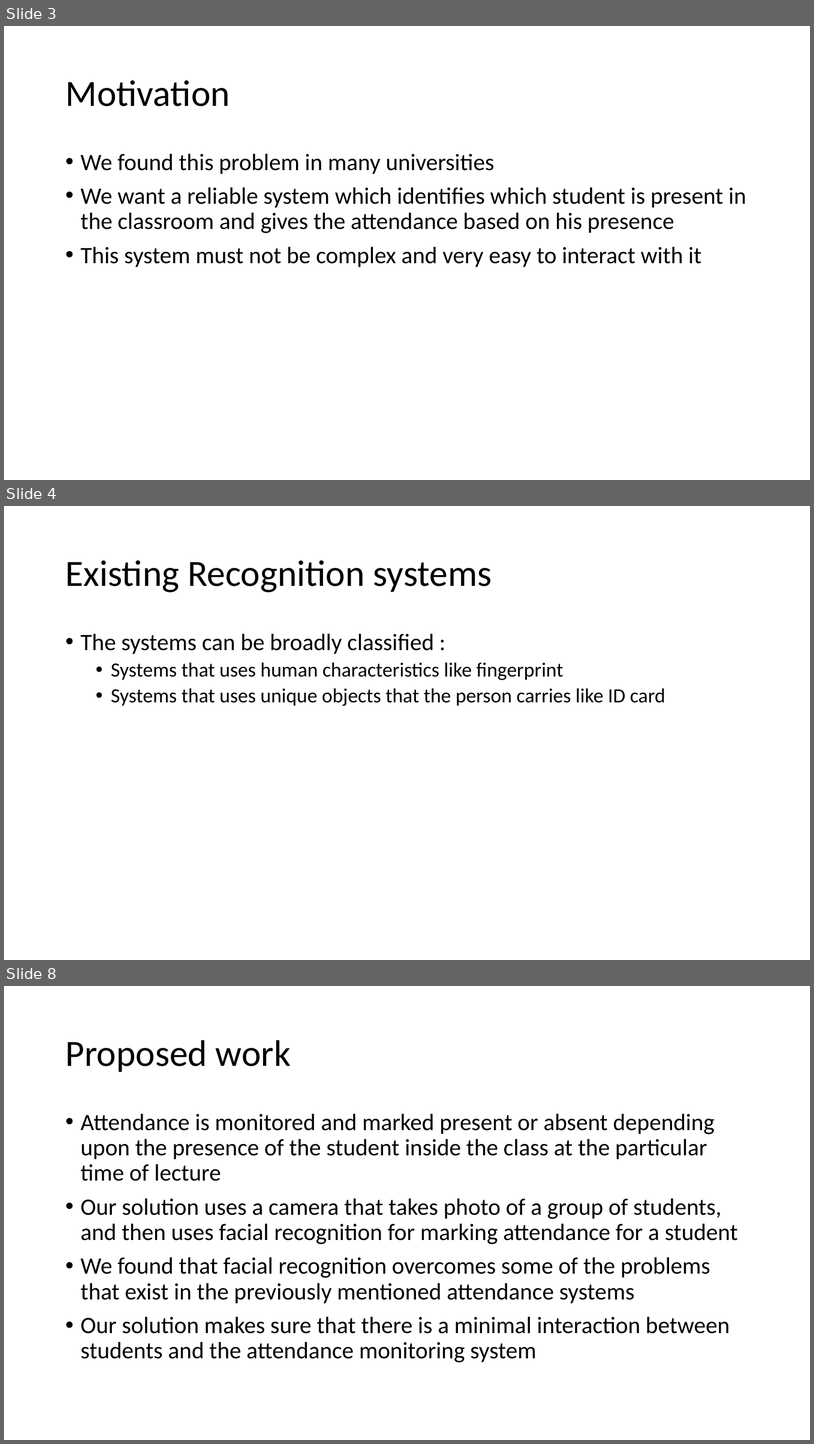
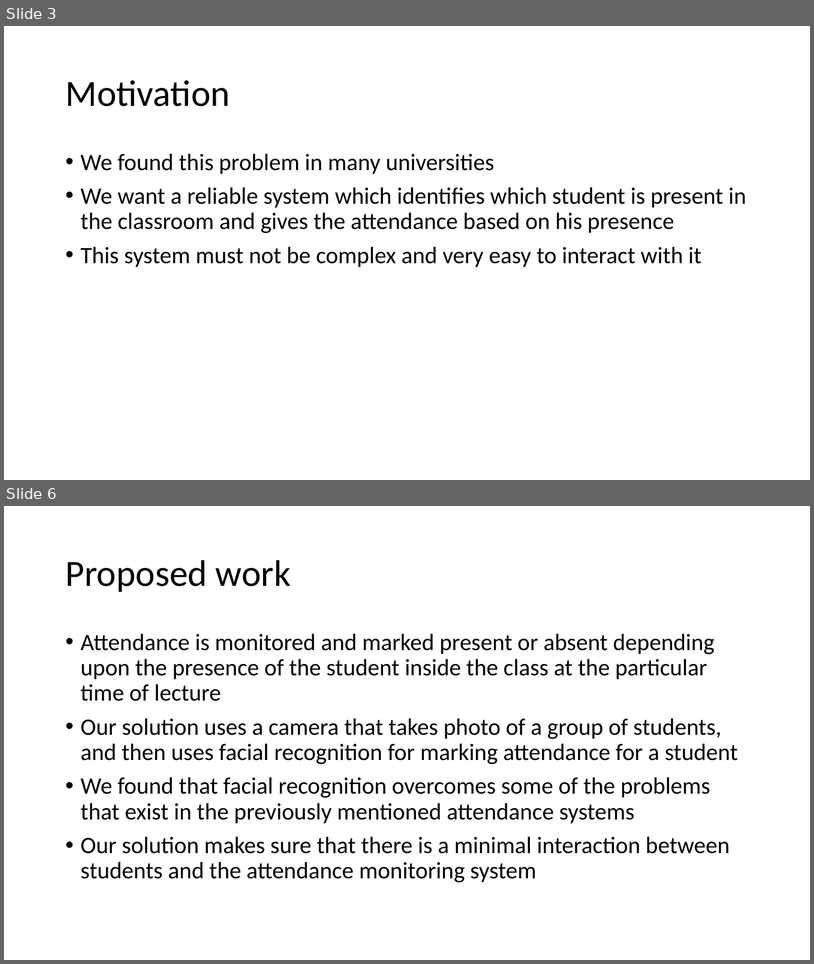
Before and after one commit to Chandru-crypted/Attendance_system_using_facial_recognition, a slide deck: DOCS/PPT's/Problem statement.pptx. Shown one above the other, each under a label of ours: slides 3, 4 and 8 before the commit, slides 3 and 6 after it; the slides between them are not shown. The pictures are 814x1444 and 814x964 pixels, drawn with LibreOffice and Linux fonts; fonts in the diff are those of the drawing. Boxes give left, top, right and bottom in pixels: in the first picture for what was removed or moved away, otherwise in the second. Text is boxed around its words. In the diff, an @@ line names an element or a change of style, - is before the commit and + after.

```diff
--- a/DOCS/PPT's/Problem statement.pptx
+++ b/DOCS/PPT's/Problem statement.pptx
@@ slide 4 removed at [4, 506, 810, 960], background #FFFFFF @@
@@ title removed at [65, 560, 492, 592] @@
-Existing Recognition systems
@@ text removed at [81, 633, 666, 706] @@
-• The systems can be broadly classified :
-  • Systems that uses human characteristics like fingerprint
-  • Systems that uses unique objects that the person carries like ID card
@@ what was slide 8 is now slide 6 @@
```
Also in this commit, not shown: 6 slides changed, 7 slides added, 3 other slides removed, 5 other files.
